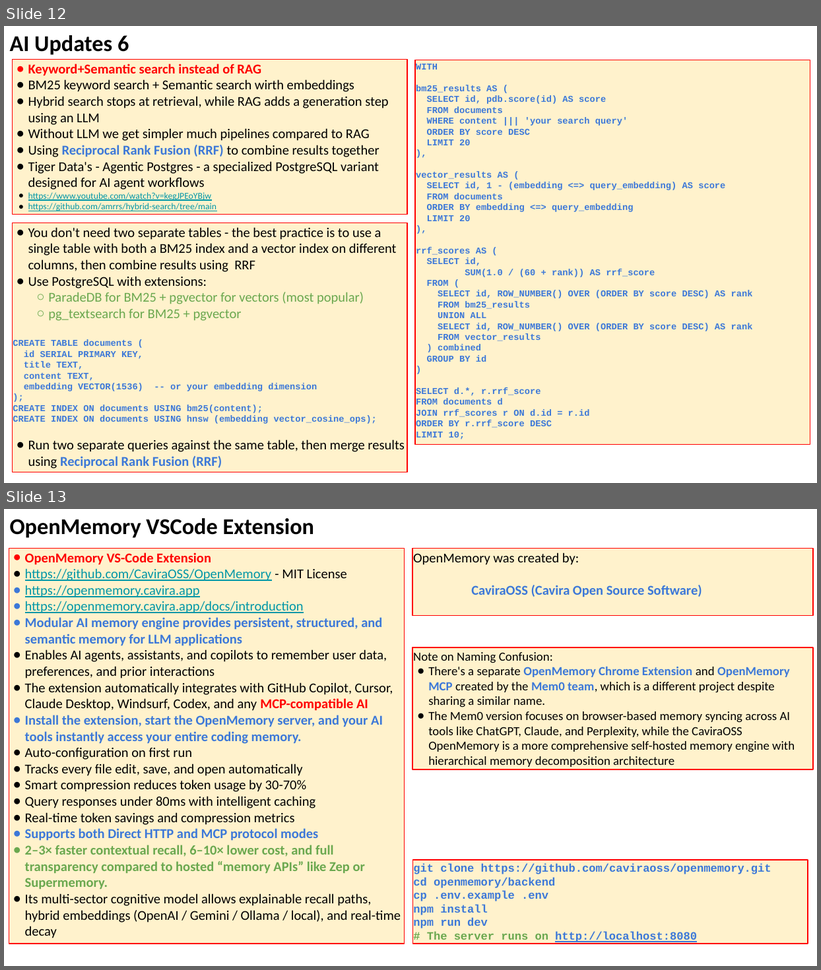
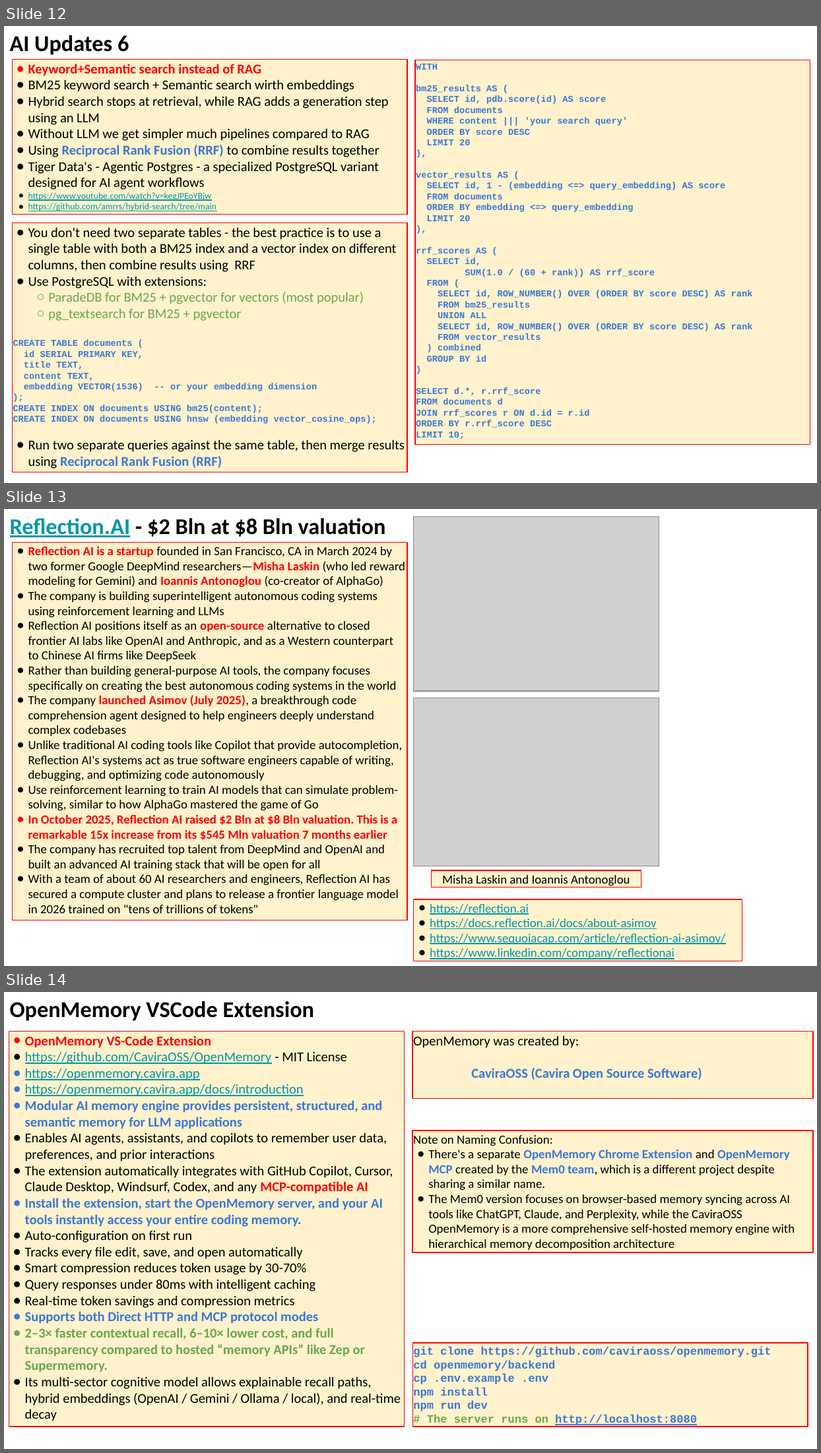
Before and after one commit to lselector/seminar, a slide deck: 2025/2025-11-07-AI-Updates.pptx. Shown one above the other, each under a label of ours: slides 12 and 13 before the commit, slides 12, 13 and 14 after it. The pictures are 821x970 and 821x1453 pixels, drawn with LibreOffice and Linux fonts; fonts in the diff are those of the drawing; grey boxes stand for pictures. Boxes give left, top, right and bottom in pixels: in the first picture for what was removed or moved away, otherwise in the second. Text is boxed around its words. In the diff, an @@ line names an element or a change of style, - is before the commit and + after.

```diff
--- a/2025/2025-11-07-AI-Updates.pptx
+++ b/2025/2025-11-07-AI-Updates.pptx
@@ slide 13 added at (x1=4, y1=509, x2=817, y2=966), background #FFFFFF @@
@@ text added at (x1=10, y1=518, x2=386, y2=537), 20 pt, text #000000, bold @@
+Reflection.AI - $2 Bln at $8 Bln valuation
@@ picture added at (x1=414, y1=516, x2=659, y2=691) @@
@@ rectangle added at (x1=12, y1=543, x2=407, y2=920), fill #FFF2CC, outline #FF0000 0.75 pt, 11 pt, text #000000 @@
+● Reflection AI is a startup founded in San Francisco, CA in March 2024 by two former Google DeepMind researchers—Misha Laskin (who led reward modeling for Gemini) and Ioannis Antonoglou (co-creator of AlphaGo)
+● The company is building superintelligent autonomous coding systems using reinforcement learning and LLMs
+● Reflection AI positions itself as an open-source alternative to closed frontier AI labs like OpenAI and Anthropic, and as a Western counterpart to Chinese AI firms like DeepSeek
+● Rather than building general-purpose AI tools, the company focuses specifically on creating the best autonomous coding systems in the world
+● The company launched Asimov (July 2025), a breakthrough code comprehension agent designed to help engineers deeply understand complex codebases
+● Unlike traditional AI coding tools like Copilot that provide autocompletion, Reflection AI's systems act as true software engineers capable of writing, debugging, and optimizing code autonomously
+● Use reinforcement learning to train AI models that can simulate problem-solving, similar to how AlphaGo mastered the game of Go
+● In October 2025, Reflection AI raised $2 Bln at $8 Bln valuation. This is a remarkable 15x increase from its $545 Mln valuation 7 months earlier
+● The company has recruited top talent from DeepMind and OpenAI and built an advanced AI training stack that will be open for all
+● With a team of about 60 AI researchers and engineers, Reflection AI has secured a compute cluster and plans to release a frontier language model in 2026 trained on "tens of trillions of tokens"
@@ picture added at (x1=414, y1=698, x2=659, y2=867) @@
@@ rectangle added at (x1=432, y1=871, x2=642, y2=888), fill #FFF2CC, outline #FF0000 0.75 pt, 11 pt, text #000000 @@
+Misha Laskin and Ioannis Antonoglou
@@ rectangle added at (x1=414, y1=900, x2=743, y2=962), fill #FFF2CC, outline #FF0000 0.75 pt, 11 pt, text #0097A7, underline @@
+● https://reflection.ai
+● https://docs.reflection.ai/docs/about-asimov
+● https://www.sequoiacap.com/article/reflection-ai-asimov/
+● https://www.linkedin.com/company/reflectionai
@@ what was slide 13 is now slide 14 @@
```
Also in this commit, not shown: 1 slide changed.
